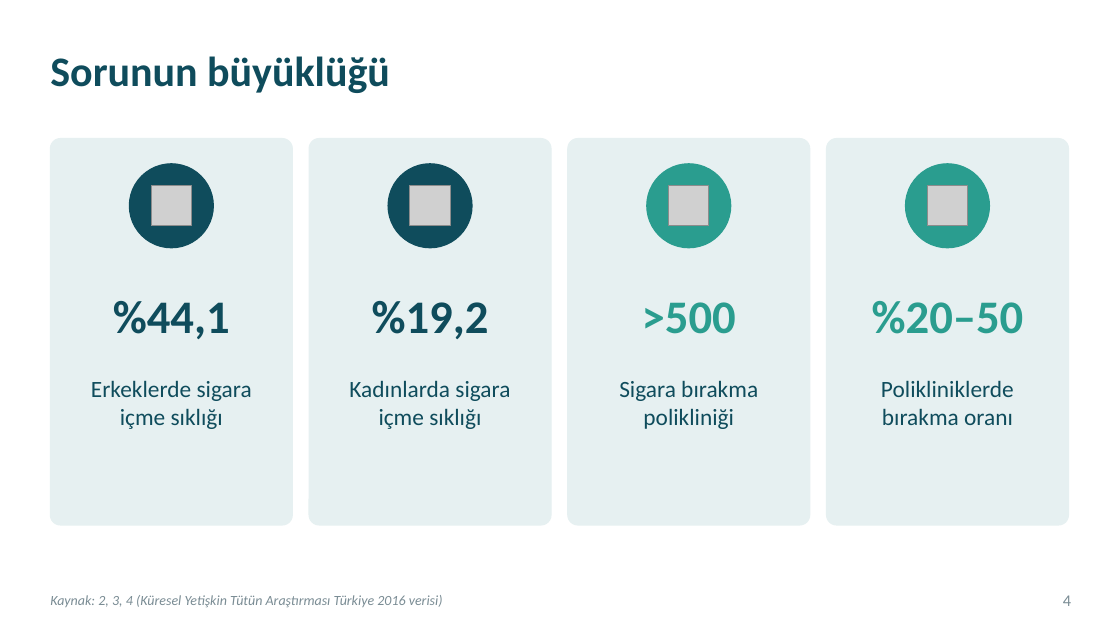
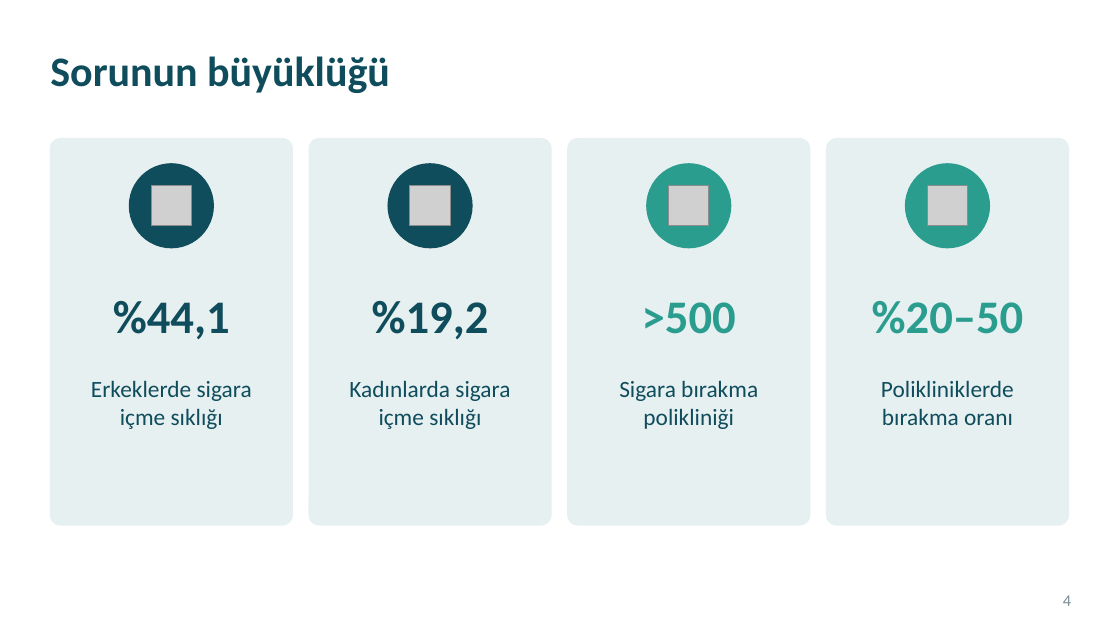
Before and after one commit to kiranahmet/Claude, a slide deck: slide 4 of Sunumlar/Makale_Sunumu_Sigara_Birakma.pptx. Drawn at 1120x630 pixels with LibreOffice and Linux fonts; fonts in the diff are those of the drawing; grey boxes stand for pictures. Boxes give left, top, right and bottom in pixels: in the first picture for what was removed or moved away, otherwise in the second. Text is boxed around its words. In the diff, an @@ line names an element or a change of style, - is before the commit and + after.

```diff
--- a/Sunumlar/Makale_Sunumu_Sigara_Birakma.pptx
+++ b/Sunumlar/Makale_Sunumu_Sigara_Birakma.pptx
@@ text removed at box(50, 595, 443, 607) @@
-Kaynak: 2, 3, 4 (Küresel Yetişkin Tütün Araştırması Türkiye 2016 verisi)
```
Also in this commit, not shown: 23 other slides changed, 1 slide added, 1 slide removed, 2 other files.
